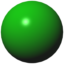
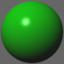
Layer changes from the first w=64, h=64 image to the second:
added layer "Layer 1" over [0, 0, 64, 64]
